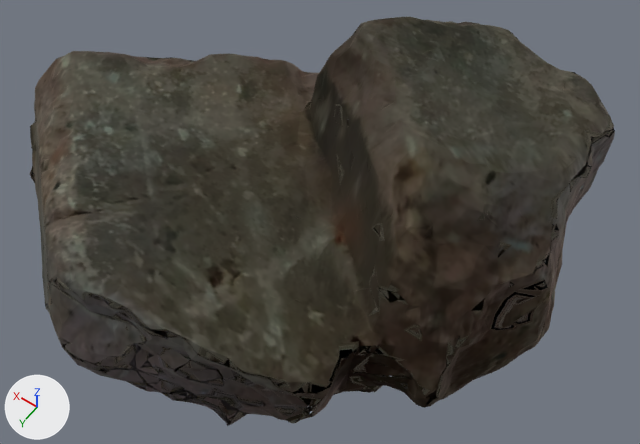
One commit to the glTF model docs/FRAG-S1-FS-007.glb: the scene before it, then after it.
Both versions are drawn from a 50 mm lens placed at (-0.66, -3.863, 1.372), pointed at (-0.167, -4.552, 0.289). The lights are fixed; the arrows at lower left show +X, +Y and +Z. The older version comes first.

Names of what the first picture shows: 'geometry_0'.
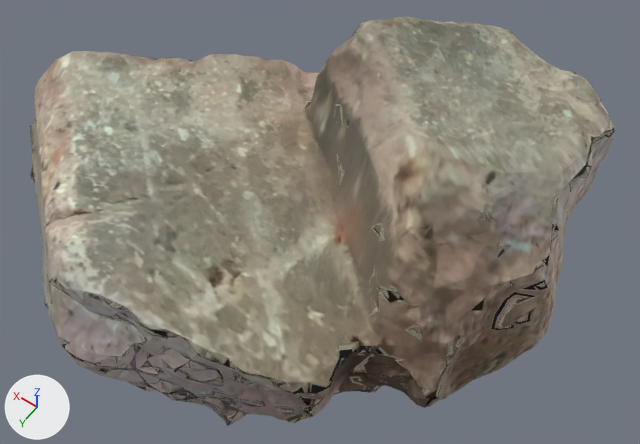
Location of each change, [x1, y1, x2, y2] in pixels of the pictures (640 x 444 px):
```json
{"object": "geometry_0", "change": "recoloured", "before": [30, 17, 615, 426], "after": [30, 17, 615, 426], "on screen": "lighter"}
```

Scene script edits in JSON lines:
```json
{"op": "add", "block": "mat_frag_s1_fs_007_mat", "code": ["mat_frag_s1_fs_007_mat = principled_material('FRAG-S1-FS-007_mat')", "mat_frag_s1_fs_007_mat.texture = img_image_0", "mat_frag_s1_fs_007_mat.roughness = 1.0"]}
{"block": "me_geometry_0", "where": "me_geometry_0.from_pydata(...)  # 23914 vertices, 44999 faces; spans x -0.538..0.4, y -4.943..-4.164, z 0.138..0.53"}
{"op": "remove", "block": "me_geometry_0", "code": "me_geometry_0.materials.append(mat_material_0)"}
{"op": "add", "block": "me_geometry_0", "code": "me_geometry_0.materials.append(mat_frag_s1_fs_007_mat)  # picture img_image_0"}
```
